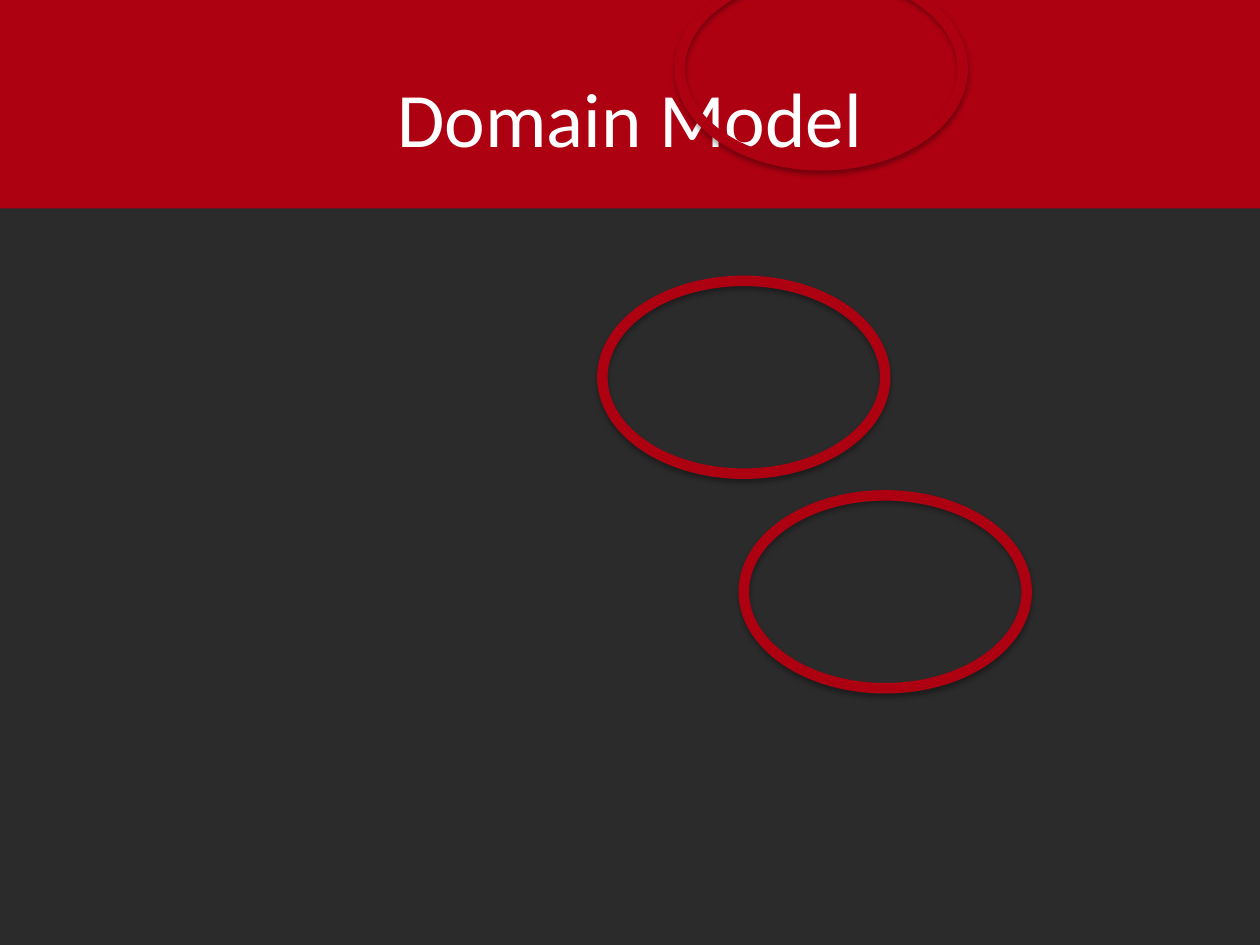
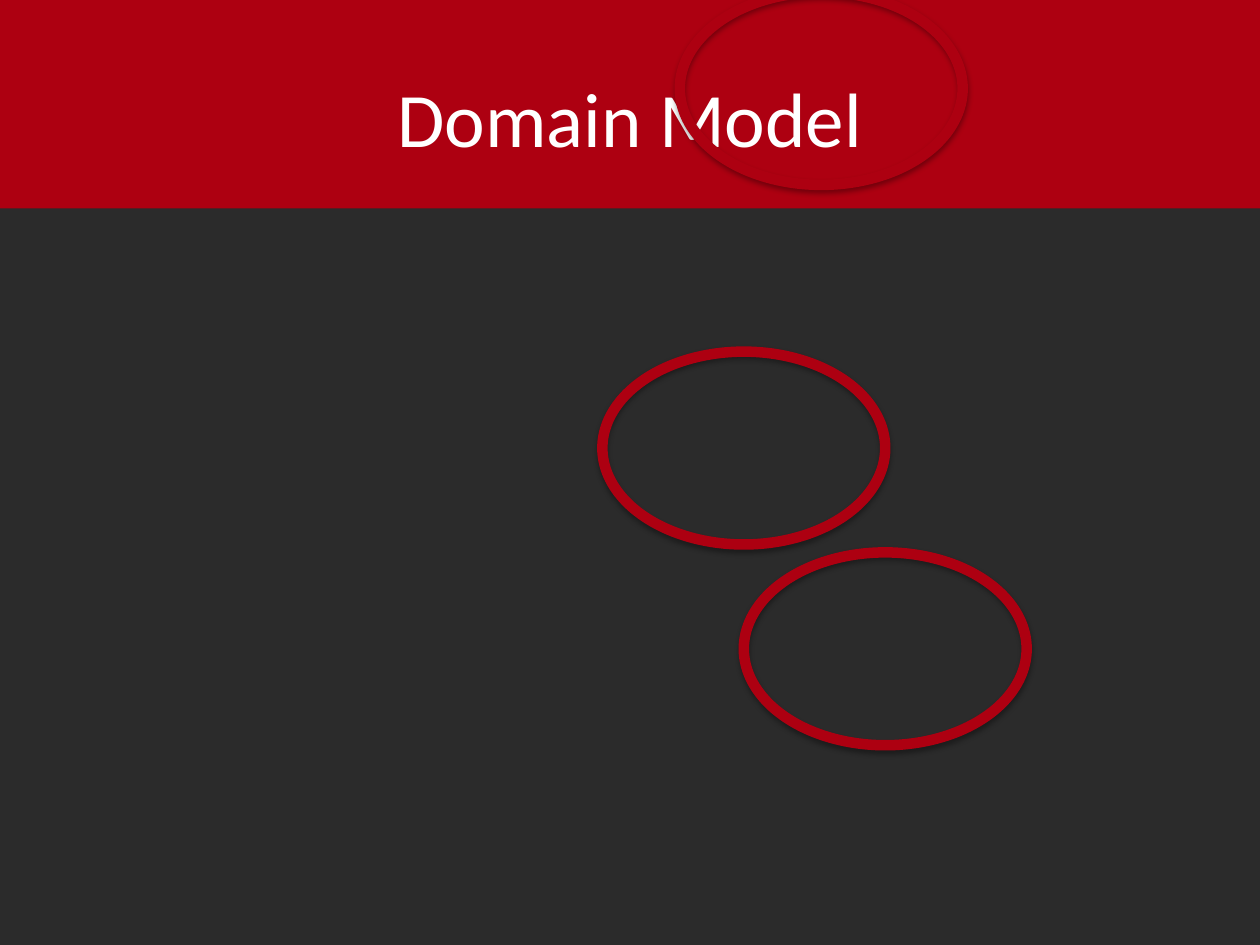
Before and after one commit to shylux/ch.bfh.bti7081.s2015.rot, a slide deck: slide 4 of doc/task07/design.pptx. Drawn at 1260x945 pixels with LibreOffice and Linux fonts; fonts in the diff are those of the drawing; background and template pictures are left out; a plain dark background stands for a picture behind light text. Boxes give left, top, right and bottom in pixels: in the first picture for what was removed or moved away, otherwise in the second. Text is boxed around its words. In the diff, an @@ line names an element or a change of style, - is before the commit and + after.

```diff
--- a/doc/task07/design.pptx
+++ b/doc/task07/design.pptx
@@ ellipse: place and size @@
-ellipse at bbox=[680, 0, 963, 165]
+ellipse at bbox=[680, 0, 963, 185]
@@ ellipse: place and size @@
-ellipse at bbox=[602, 281, 885, 474]
+ellipse at bbox=[602, 352, 885, 544]
@@ ellipse: place and size @@
-ellipse at bbox=[743, 495, 1026, 688]
+ellipse at bbox=[743, 552, 1026, 745]
```
Also in this commit, not shown: 1 slide added, 1 slide removed, 2 other files.
